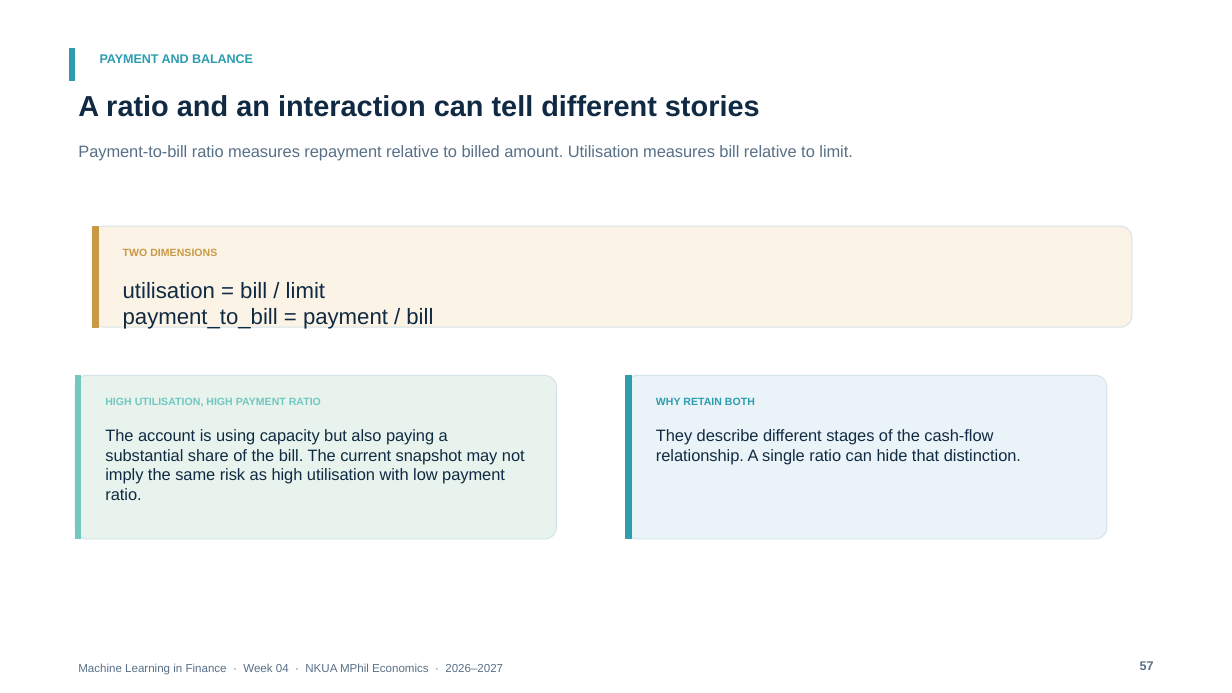
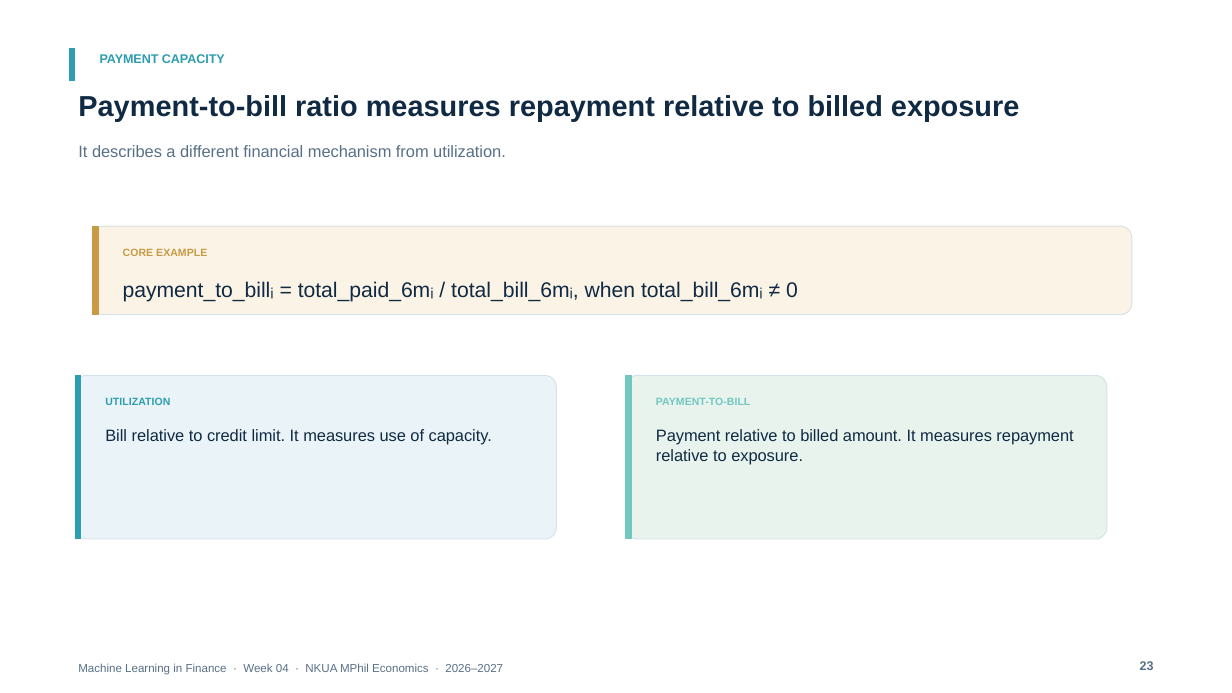
Before and after one commit to fkottas/Teaching-Courses, a slide deck: slide 23 of Machine Learning in Finance/2026-2027/lectures/week-04/slides/Lecture_04_Feature_Engineering_for_Financial_Data_2026-2027.pptx (slide 57 before the commit). Drawn at 1232x693 pixels with LibreOffice and Linux fonts; fonts in the diff are those of the drawing. Boxes give left, top, right and bottom in pixels: in the first picture for what was removed or moved away, otherwise in the second. Text is boxed around its words. In the diff, an @@ line names an element or a change of style, - is before the commit and + after.

```diff
--- a/Machine Learning in Finance/2026-2027/lectures/week-04/slides/Lecture_04_Feature_Engineering_for_Financial_Data_2026-2027.pptx
+++ b/Machine Learning in Finance/2026-2027/lectures/week-04/slides/Lecture_04_Feature_Engineering_for_Financial_Data_2026-2027.pptx
@@ text at bbox=[100, 54, 225, 63]: text changed @@
-PAYMENT AND BALANCE
+PAYMENT CAPACITY
@@ text at bbox=[78, 95, 1020, 121]: text changed @@
-A ratio and an interaction can tell different stories
+Payment-to-bill ratio measures repayment relative to billed exposure
@@ text at bbox=[78, 145, 506, 157]: text changed @@
-Payment-to-bill ratio measures repayment relative to billed amount. Utilisation measures bill relative to limit.
+It describes a different financial mechanism from utilization.
@@ rounded rectangle: place and size @@
-rounded rectangle at bbox=[92, 226, 1132, 327]
+rounded rectangle at bbox=[92, 226, 1132, 315]
@@ rounded rectangle at bbox=[92, 226, 1132, 315]: proportions changed @@
@@ rectangle: place and size @@
-rectangle at bbox=[92, 226, 98, 327]
+rectangle at bbox=[92, 226, 98, 315]
@@ text at bbox=[123, 249, 207, 256]: text changed @@
-TWO DIMENSIONS
+CORE EXAMPLE
@@ text at bbox=[123, 281, 798, 302]: text changed; size 17.2 to 16.5 pt @@
-utilisation = bill / limit
-payment_to_bill = payment / bill
+payment_to_billᵢ = total_paid_6mᵢ / total_bill_6mᵢ, when total_bill_6mᵢ ≠ 0
@@ rectangle at bbox=[75, 375, 80, 539]: fill #72C7C0 to #2D9DB0; outline #72C7C0 0.75 pt to #2D9DB0 0.75 pt @@
@@ rounded rectangle at bbox=[75, 375, 556, 539]: fill #E7F3EC to #EAF3F7 @@
@@ rounded rectangle at bbox=[626, 375, 1107, 539]: fill #EAF3F7 to #E7F3EC @@
@@ rectangle at bbox=[626, 375, 631, 539]: fill #2D9DB0 to #72C7C0; outline #2D9DB0 0.75 pt to #72C7C0 0.75 pt @@
@@ text at bbox=[105, 397, 170, 405]: text changed; text colour #72C7C0 to #2D9DB0 @@
-HIGH UTILISATION, HIGH PAYMENT RATIO
+UTILIZATION
@@ text at bbox=[656, 398, 751, 405]: text changed; text colour #2D9DB0 to #72C7C0 @@
-WHY RETAIN BOTH
+PAYMENT-TO-BILL
@@ text at bbox=[105, 429, 492, 445]: text changed @@
-The account is using capacity but also paying a substantial share of the bill. The current snapshot may not imply the same risk as high utilisation with low payment ratio.
+Bill relative to credit limit. It measures use of capacity.
@@ text at bbox=[656, 429, 1073, 464]: text changed @@
-They describe different stages of the cash-flow relationship. A single ratio can hide that distinction.
+Payment relative to billed amount. It measures repayment relative to exposure.
@@ text at bbox=[1140, 661, 1154, 670]: text changed @@
-57
+23
```
Also in this commit, not shown: 32 other slides changed, 57 slides added, 76 slides removed, 3 other files.
